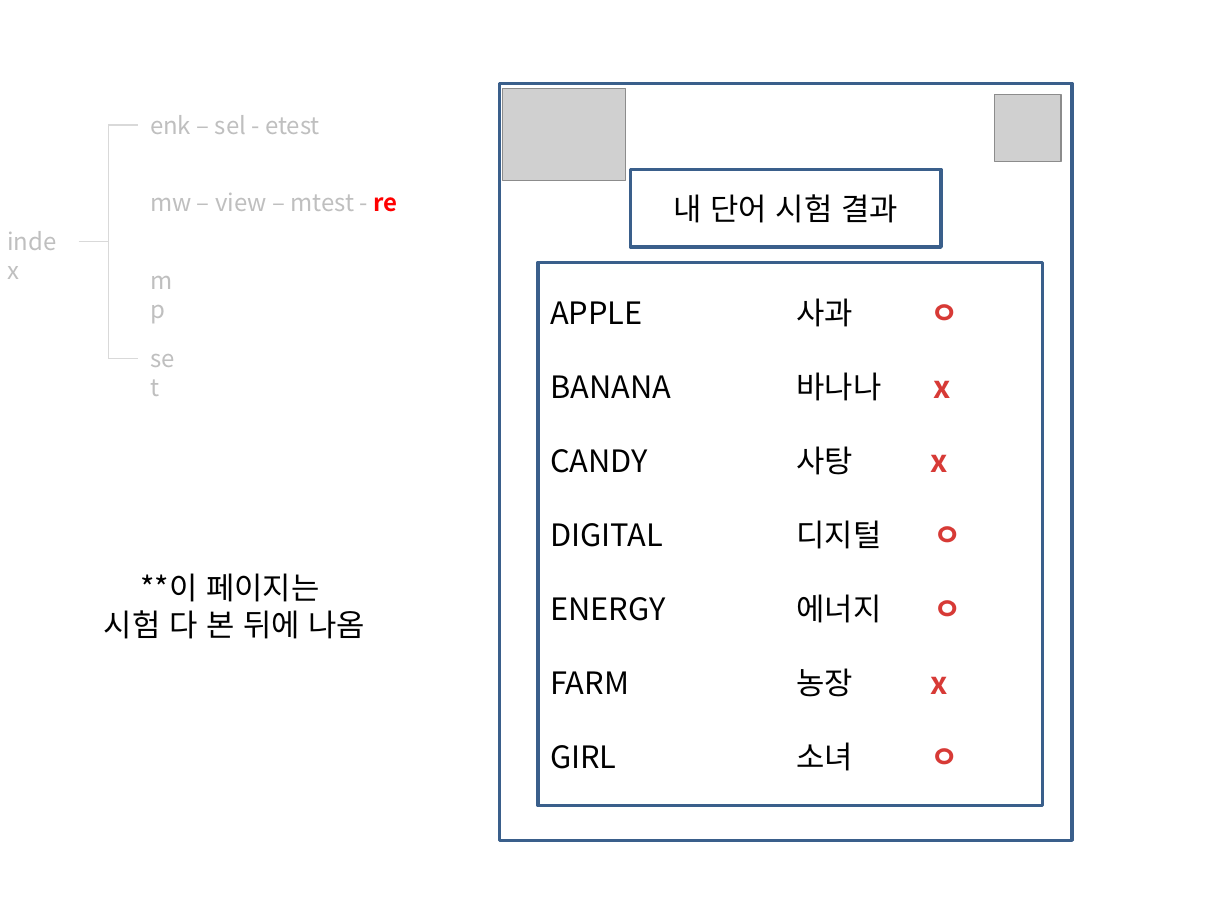
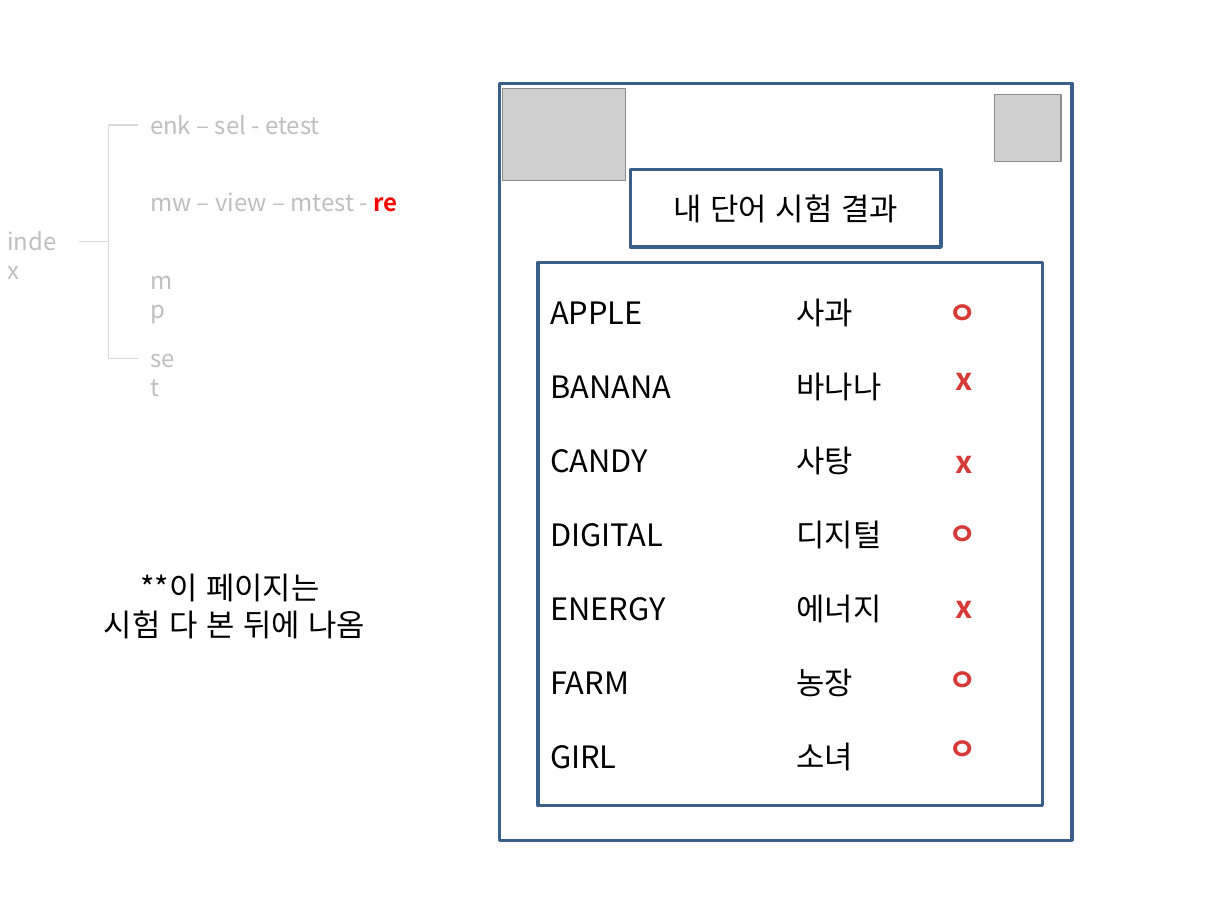
Before and after one commit to Hline/WordWorld, a slide deck: slide 8 of Word World.pptx. Drawn at 1232x924 pixels with LibreOffice and Linux fonts; fonts in the diff are those of the drawing; grey boxes stand for pictures. Boxes give left, top, right and bottom in pixels: in the first picture for what was removed or moved away, otherwise in the second. Text is boxed around its words. In the diff, an @@ line names an element or a change of style, - is before the commit and + after.

```diff
--- a/Word World.pptx
+++ b/Word World.pptx
@@ text in rectangle at (550, 298, 882, 771): text changed @@
-APPLE 사과 ㅇ
-BANANA 바나나 x
-CANDY 사탕 x
-DIGITAL 디지털 ㅇ
-ENERGY 에너지 ㅇ
-FARM 농장 x
-GIRL 소녀 ㅇ
+APPLE 사과
+BANANA 바나나
+CANDY 사탕
+DIGITAL 디지털
+ENERGY 에너지
+FARM 농장
+GIRL 소녀
@@ text added at (948, 304, 976, 321), 18 pt, text none, bold @@
+ㅇ
@@ text added at (955, 372, 972, 390), 18 pt, text none, bold @@
+x
@@ text added at (955, 455, 972, 473), 18 pt, text none, bold @@
+x
@@ text added at (948, 525, 976, 542), 18 pt, text none, bold @@
+ㅇ
@@ text added at (955, 600, 972, 618), 18 pt, text none, bold @@
+x
@@ text added at (948, 671, 976, 688), 18 pt, text none, bold @@
+ㅇ
@@ text added at (948, 740, 976, 757), 18 pt, text none, bold @@
+ㅇ
```
Also in this commit, not shown: 1 other slide changed.
